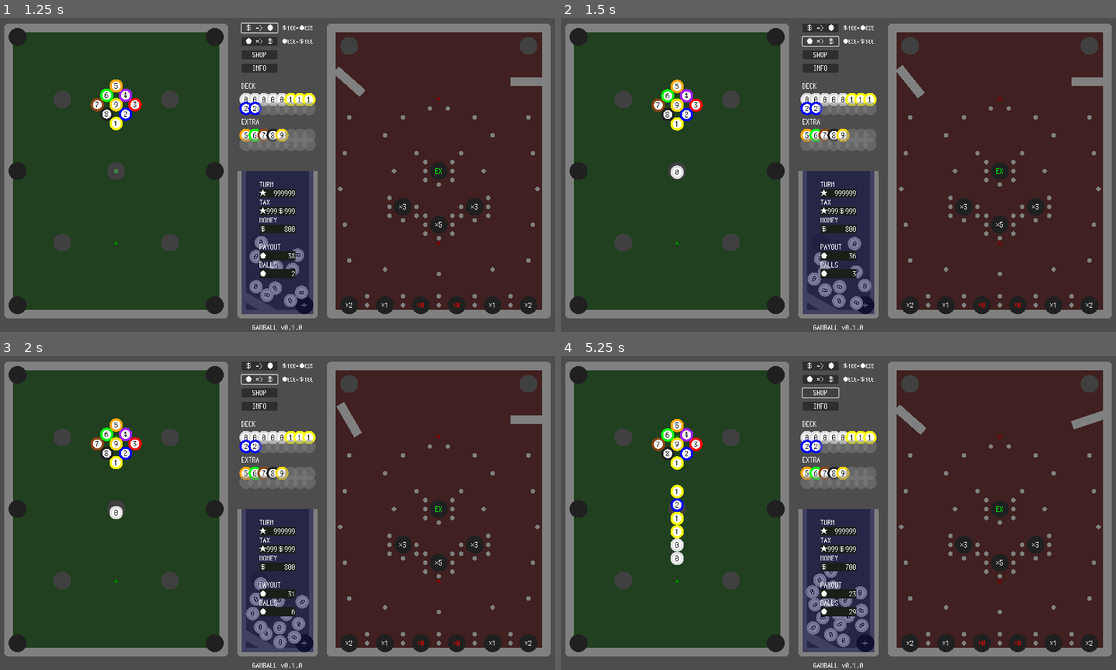
Above: before the commit, frames 1-4 (two rows, left to right).
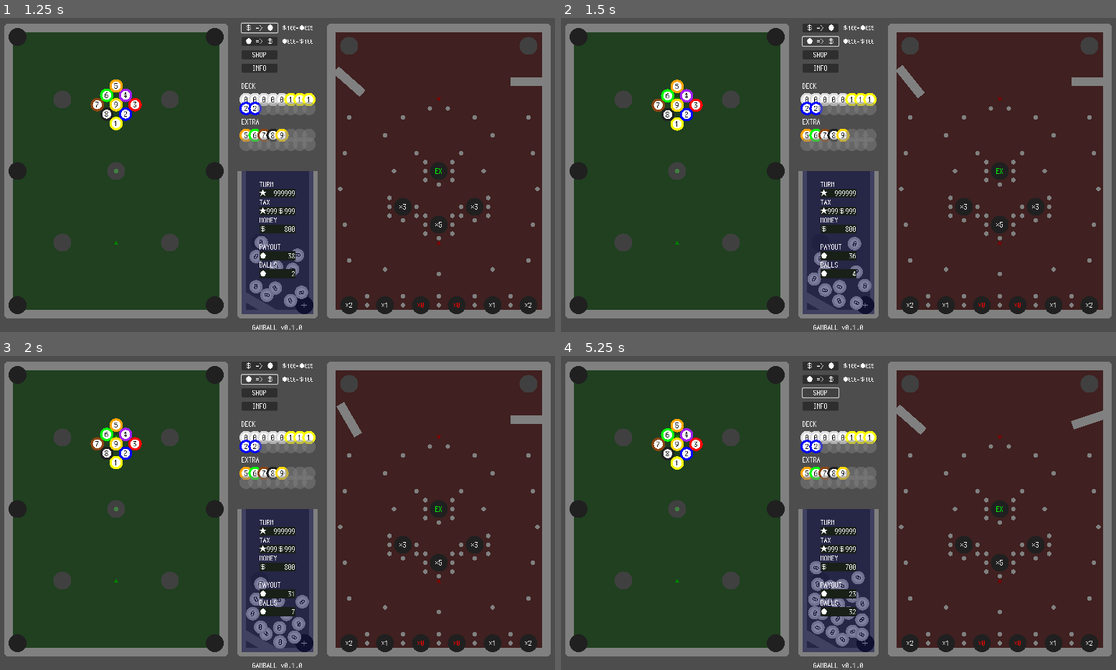
Above: after the commit, the same moments.

Repository: kamikoloss/gamball
Game: Godot game, scene res://scenes/main.tscn
Two runs of this game, one before a commit and one after it. Both use one fixed random seed, a clock stepped at 60 frames per second and the inputs below.
Inputs:
- Up to frame 1 (1.25 s): click "＄ => ●" at 0.5 s
- Up to frame 2 (1.5 s): click "● => ＄" at 1.25 s
- Up to frame 3 (2 s): no input
- Up to frame 4 (5.25 s): click "SHOP" at 2 s; click "INFO" at 2.75 s; click "＄ => ●" at 3.5 s; click "● => ＄" at 4.25 s; click "SHOP" at 5 s

Frame 1 is identical in both runs. In frame 2, less than 0.1% of the frame differs, in the area x 19-54%, y 46-83%; in frame 3, less than 0.1%; in frame 4, 1.6%, in the area x 19-56%, y 41-93%.

Commit message:
ビリヤードの Ball 発射をビリヤード盤面のドラッグに限定した

Diff:
--- a/scenes/main.tscn
+++ b/scenes/main.tscn
@@ -16,10 +16,11 @@
 
 [sub_resource type="RectangleShape2D" id="RectangleShape2D_fi0lo"]
 
-[node name="Main" type="Node" node_paths=PackedStringArray("_billiards", "_pachinko", "_stack", "_balls", "_buy_bal …(209 unchanged characters)…
+[node name="Main" type="Node" node_paths=PackedStringArray("_billiards", "_billiards_board", "_pachinko", "_stack", "_balls", "_buy_bal …(209 unchanged characters)…
 script = ExtResource("1_h2e4g")
 _ball_scene = ExtResource("4_ldgjm")
 _billiards = NodePath("Billiards")
+_billiards_board = NodePath("Billiards/Board")
 _pachinko = NodePath("Pachinko")
 _stack = NodePath("Stack")
 _balls = NodePath("Balls")
--- a/scripts/billiards.gd
+++ b/scripts/billiards.gd
@@ -26,7 +26,8 @@
 		_spawn_extra_position_d,
 	].pick_random()
 	ball.position = spawn_posiiton.position
-	# 初速
+
+	# 初速をつける
 	var spawn_impulse = Vector2(randi_range(0, 100), randi_range(0, 100))
 	ball.apply_impulse(spawn_impulse)
 
--- a/scripts/main.gd
+++ b/scripts/main.gd
@@ -4,11 +4,14 @@
 
 # PackedScene
 @export var _ball_scene: PackedScene
+
 # Node
 @export var _billiards: Billiards
+@export var _billiards_board: Area2D
 @export var _pachinko: Pachinko
 @export var _stack: Stack
-@export var _balls: Node2D
+@export var _balls: Node2D # Ball instances の親 Node
+
 # UI
 @export var _buy_balls_button: Button
 @export var _sell_balls_button: Button
@@ -35,11 +38,15 @@
 		_balls_label.text = str(balls)
 
 
-# 現在
+# 現在ドラッグ中かどうか
 var _is_dragging: bool
+# 現在ドラッグしている座標
 var _drag_position: Vector2
+# 引っ張りが最大になるドラッグの距離 (px)
 var _drag_length_max: float = 160
-var _impulse_ratio: float = 10 # _drag_length_max の逆数にする
+# 引っ張りで Ball が吹き飛ぶ強さ
+# NOTE: _drag_length_max と反比例させる
+var _impulse_ratio: float = 10
 
 # 出現する Deck Ball level のリスト (確率込み)
 var _deck_level_list: Array[int] = [0, 0, 0, 0, 0, 1, 1, 1, 2, 2]
@@ -48,11 +55,13 @@
 # 払い出しが残っている Ball level のリスト
 var _payout_level_list: Array[int] = []
 # 何秒ごとに 1 Ball を払い出すか
-# Stack の排出速度を見ていい感じに調整する
+# NOTE: Stack の排出速度を見ていい感じに調整する
 var _payout_interval: float = 0.1
 
+# Ball の購入レート
 # [x, y] x money = y balls
 var _buy_rate: Array[int] = [100, 25]
+# Ball の売却レート
 # [x, y] x balls = y money
 var _sell_rate: Array[int] = [50, 100]
 
@@ -78,6 +87,8 @@
 	var holes = get_tree().get_nodes_in_group("hole")
 	for hole: Hole in holes:
 		hole.ball_entered.connect(_on_hole_ball_entered)
+	# Billiards Board 上の InputEvent を取得する
+	_billiards_board.input_event.connect(_on_billiards_board_input)
 
 	# 貸し出しボタンを1プッシュしておく
 	_on_buy_balls_button_pressed()
@@ -93,18 +104,12 @@
 
 
 func _input(event: InputEvent) -> void:
-	# TODO: ビリヤード盤面上のドラッグだけに限定したい
+	# マウスボタンを
 	if event is InputEventMouseButton:
+		# 押したとき: Billiards Board 上に限定する
 		if event.pressed:
-			if 0 < balls:
-				_drag_position = _arrow_center_position.position
-				_is_dragging = true
-				_arrow.visible = true
-				# Ball を生成する
-				balls -= 1
-				var level = _deck_level_list.pick_random()
-				var new_ball = create_new_ball(level)
-				_billiards.spawn_ball(new_ball)
+			pass
+		# 離したとき
 		else:
 			_is_dragging = false
 			_arrow.visible = false
@@ -114,8 +119,11 @@
 			var clamped_length =  clampf(drag_vector.length(), 0, _drag_length_max)
 			var impulse = drag_vector.normalized() * clamped_length
 			_billiards.shoot_ball(impulse * _impulse_ratio)
+	# マウス全般を
 	if event is InputEventMouseMotion:
+		# マウスボタンを押している間
 		if _is_dragging:
+			# Arrow を更新する
 			_drag_position = event.position
 			_refresh_arrow()
 
@@ -171,6 +179,25 @@
 			balls += 1
 
 
+func _on_billiards_board_input(viewport: Node, event: InputEvent, shape_idx: int) -> void:
+	# マウスボタンを
+	if event is InputEventMouseButton:
+		# 押したとき
+		if event.pressed:
+			if 0 < balls:
+				_drag_position = _arrow_center_position.position
+				_is_dragging = true
+				_arrow.visible = true
+				# Ball を生成する
+				balls -= 1
+				var level = _deck_level_list.pick_random()
+				var new_ball = create_new_ball(level)
+				_billiards.spawn_ball(new_ball)
+		# 離したとき: _input 全般で対応する
+		else:
+			pass
+
+
 func _start_payout() -> void:
 	var tween = create_tween()
 	tween.set_loops()
--- a/scripts/pachinko.gd
+++ b/scripts/pachinko.gd
@@ -21,7 +21,8 @@
 		_spawn_position_b,
 	].pick_random()
 	ball.position = spawn_posiiton.position
-	# 初速
+
+	# 初速をつける
 	var spawn_impulse = Vector2(0, randi_range(400, 500))
 	ball.apply_impulse(spawn_impulse)
 
--- a/scripts/stack.gd
+++ b/scripts/stack.gd
@@ -10,6 +10,7 @@
 
 func spawn_ball(ball: Ball) -> void:
 	ball.position = _spawn_position.position
+
 	# 詰まらないように下方向の初速をつける
 	var spawn_impulse = Vector2(0, randi_range(400, 500))
 	ball.apply_impulse(spawn_impulse)
